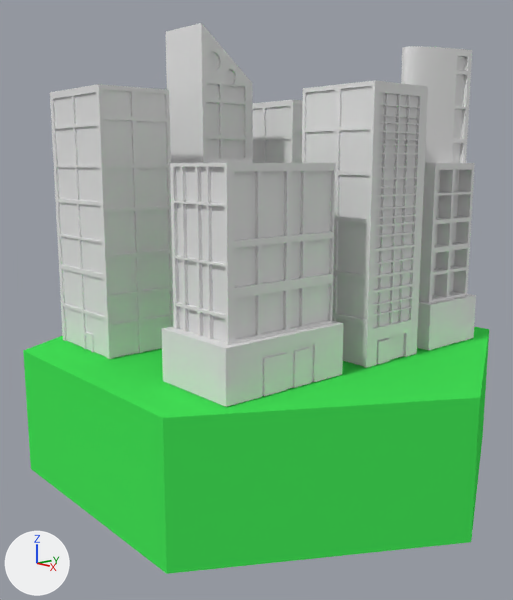
Renders of the Blender file Models/skyscraperstile.blend from each side of a commit.
Both versions are drawn from a camera (50 mm lens) standing at (15.23, -13.72, 5.84) and looking at (-0.05, -0.56, 1.98). Lighting does not change. The marker at lower left points along +X, +Y and +Z.

In view in the first picture: 'Oceanblock', 'buildings'.
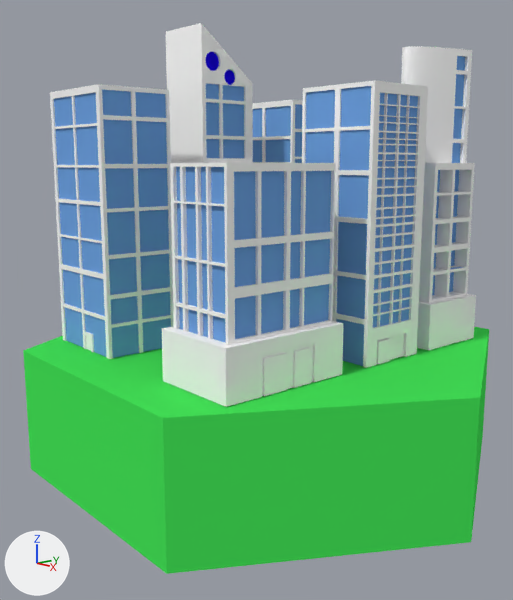
Diff of the bpy script that builds the scene:
```diff
--- a/Models/skyscraperstile.blend.py
+++ b/Models/skyscraperstile.blend.py
@@ mat_material_006 @@
+mat_material_006 = diffuse_material('Material.006')
+mat_material_006.base_color = (0.0119, 0.00234, 0.8)  # blue #1c08e7
@@ mat_material_004 @@
+mat_material_004 = diffuse_material('Material.004')
+mat_material_004.base_color = (0.166, 0.38, 0.8)  # blue #71a6e7
@@ mat_material_003 @@
+mat_material_003 = diffuse_material('Material.003')
+mat_material_003.base_color = (1.0, 1.0, 1.0)  # white #ffffff
@@ me_buildings @@
 # used by ob_buildings; location = (0.17, 0.17, 6.23); rotation_euler = (4.712, 3.142, -3.142), in degrees (270, 180, -180); scale = (3.5, 3.5, 3.5)
-me_buildings.from_pydata(...)  # 7423 vertices, 14786 faces; spans x -1.15..1.05, y -1.56..0.98, z -1.26..1.41
+me_buildings.from_pydata(...)  # 3726 vertices, 7392 faces; spans x -1.15..1.05, y -1.56..0.98, z -1.26..1.41
+# me_buildings part 1: 39 vertices moved within x -0.51..1.05, y -0.8..0.78, z -1.04..0.38; 3719 vertices removed from x -1.15..1.05, y -1.56..0.95, z -1.26..1.41; 26 vertices added at x -1.15..1.05, y -1.12..0.83, z -1.26..1.35
+# me_buildings part 2: 1 vertex moved within x -1.15, y -0.39, z 1.41; 1 vertex removed from x -1.15, y -0.4, z 1.41
+# me_buildings part 3: 3 vertices removed from x 0.99..1.0, y -0.35..-0.11, z 1.35
+# me_buildings part 4: 5217 faces spanning x -1.15..1.05, y -1.56..0.98, z -1.26..1.41 switch from no material to mat_material_003 (white #ffffff)
+# me_buildings part 5: 745 faces spanning x -1.14..1.03, y -1.56..0.74, z -1.25..1.4 switch from no material to mat_material_004 (blue #71a6e7)
+me_buildings.materials.append(mat_material_006)  # blue #1c08e7
```

Pixel boxes (x1, y1, x2, y2) of what changed, in the pictures (513 x 600 px; the box of a moved part takes in the faces that stretch with it):
part 1 of me_buildings, cut back
    before: (60, 23, 475, 368)
    after: (169, 24, 471, 352)
part 2 of me_buildings, moved or reshaped
    both: (54, 167, 77, 235)
part 3 of me_buildings, deleted
    before: (207, 163, 234, 260)
part 4 of me_buildings, recoloured
    both: (50, 57, 475, 407)
part 5 of me_buildings, recoloured (white to blue)
    both: (54, 56, 465, 366)
